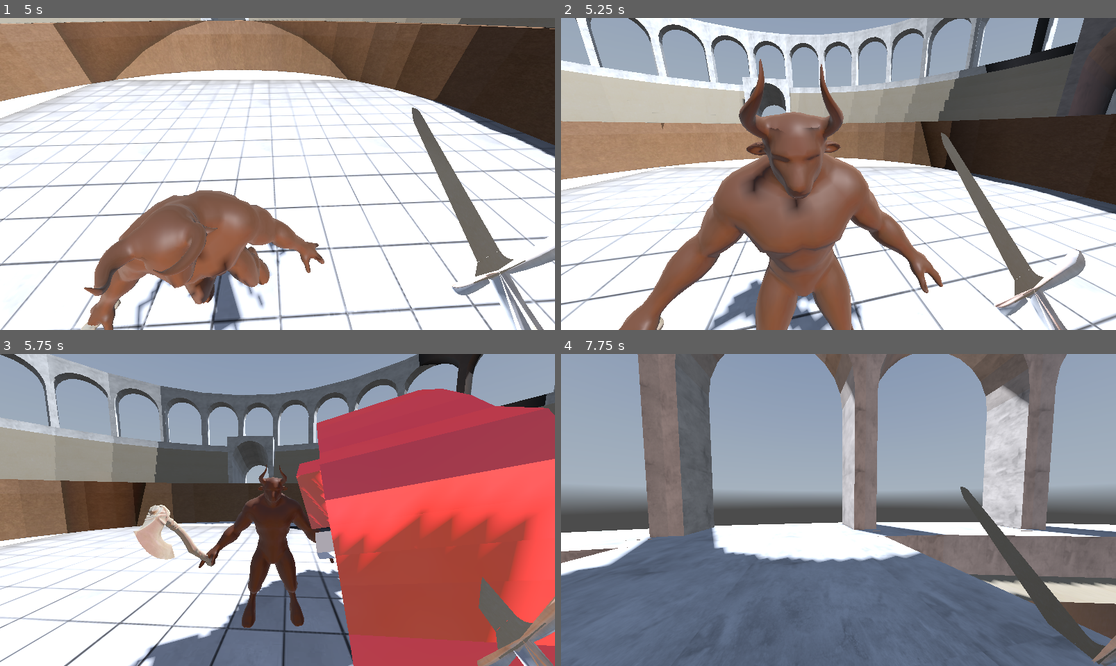
Above: before the commit, frames 1-4 (two rows, left to right).
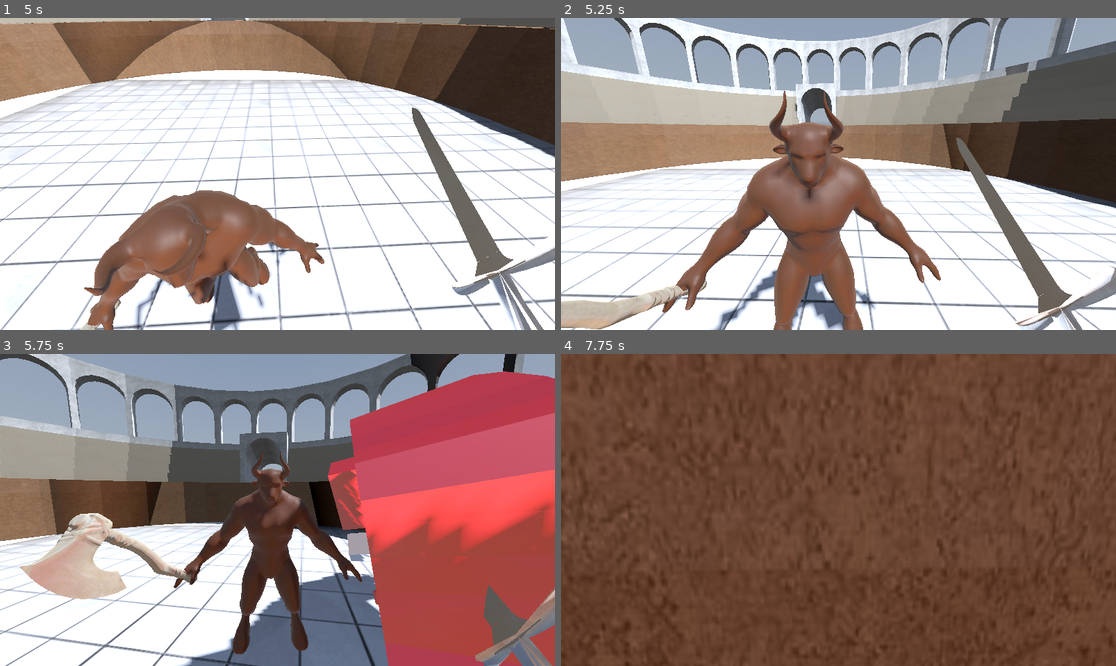
Above: after the commit, the same moments.

Repository: martinsi26/3DGameDesign
Game: Godot game, scene res://Scenes/Sandbox.tscn
The game is run twice, just before and just after one commit, with the same random seed, the same clock (stepped at 60 frames per second) and the same inputs. A sky picture missing from this copy of the repository is replaced by a grey-blue gradient.
Inputs (mouse positions are in pixels of both pictures, inside the frame that each line leads up to):
- Up to frame 1 (5 s): move the mouse to (305, 174) at 0.52 s; hold Shift (sprint) 0.53-1.28 s; hold W (move_forward) from 0.53 s (still down); tap Q (lock) at 0.6, 2.3, 3.6, 4.55 s; tap Space (jump) at 0.77, 1.07, 1.52, 1.55, 1.82, 2.1, 3.02, 3.32, 3.77, 3.8, 4.07, 4.52, 4.82 s; move the mouse to (249, 174) at 1.27 s; tap Shift (sprint) at 1.35, 3.05, 4.35 s; move the mouse to (288, 167) at 2.02 s; move the mouse to (271, 180) at 2.77 s; tap Ctrl (crouch) at 2.85 s; move the mouse to (316, 177) at 3.52 s; move the mouse to (233, 170) at 4.27 s
- Up to frame 2 (5.25 s): keep holding W (move_forward); move the mouse to (844, 174) at 5.02 s; hold Shift (sprint) from 5.03 s (still down); tap Q (lock) at 5.1 s
- Up to frame 3 (5.75 s): keep holding W (move_forward); keep holding Shift (sprint)
- Up to frame 4 (7.75 s): move the mouse to (816, 503) at 5.77 s; release W (move_forward) at 5.78 s; release Shift (sprint) at 5.78 s; hold D (move_right) 5.78-6.53 s; tap Shift (sprint) at 5.85, 7.55 s; tap Space (jump) at 6.02, 6.05, 6.32, 6.6, 6.77, 7.07, 7.52 s; move the mouse to (866, 510) at 6.52 s; hold W (move_forward) from 6.53 s (still down); tap Q (lock) at 6.8 s; move the mouse to (810, 510) at 7.27 s; tap Ctrl (crouch) at 7.35 s

Frame 1 is identical in both runs. In frame 2, 40% of the frame differs, in the area x 0-100%, y 0-100%; in frame 3, 40%; in frame 4, 99%.

Commit message:
FiNAL 4 si -mon

Diff:
--- a/3dgamedesign/Scenes/Enemy/Boar.gd
+++ b/3dgamedesign/Scenes/Enemy/Boar.gd
@@ -6,9 +6,8 @@
 func enemy_follow_player(player) -> void:
 	self.look_at(Vector3(player.global_position.x, 0, player.global_position.z), Vector3(0, 1, 0), true)
 	self.rotate_y(30)
-	self.axis_lock_angular_y
 	self.orthonormalize()
+	self.axis_lock_angular_y = true
 
-# conditions
 func _process(delta: float) -> void:
 	move_and_slide()
--- a/3dgamedesign/Scenes/Enemy/Boar.tscn
+++ b/3dgamedesign/Scenes/Enemy/Boar.tscn
@@ -119,53 +119,55 @@
 graph_offset = Vector2(155.1, 19.3874)
 
 [node name="Boar" type="CharacterBody3D" groups=["Enemy"]]
-collision_layer = 8
+collision_layer = 4
+collision_mask = 3
 script = ExtResource("1_j6rep")
 
 [node name="Boar" parent="." instance=ExtResource("2_fbblt")]
 transform = Transform3D(1, 0, 0, 0, 1, 0, 0, 0, 1, -4, 0, -0.103)
 collision_layer = 4
+collision_mask = 3
 
 [node name="Skeleton3D" parent="Boar/Armature" index="0"]
 bones/0/position = Vector3(-0.982528, 1.60596, -0.0432069)
 bones/0/rotation = Quaternion(-0.000134916, -0.00544725, -0.0247674, 0.999678)
 bones/0/scale = Vector3(1, 1, 1)
-bones/1/rotation = Quaternion(0.477533, 0.538633, 0.427668, -0.546751)
-bones/2/rotation = Quaternion(0.0020496, 0.00618393, 0.00166578, 0.999977)
+bones/1/rotation = Quaternion(-0.440464, -0.55214, -0.428297, 0.563644)
+bones/2/rotation = Quaternion(0.102938, 0.0061293, 0.0836605, 0.991144)
 bones/2/scale = Vector3(1, 1, 1)
-bones/3/rotation = Quaternion(-0.103633, -0.956327, -0.273095, -0.0108958)
-bones/4/rotation = Quaternion(0.582328, 0.490144, 0.495999, -0.417897)
-bones/5/rotation = Quaternion(-0.146495, -7.16536e-08, -0.0178009, 0.989051)
-bones/6/rotation = Quaternion(0.0363023, -0.896881, -0.418589, 0.138091)
+bones/3/rotation = Quaternion(-0.156627, -0.976033, -0.141122, -0.0539657)
+bones/4/rotation = Quaternion(0.530126, 0.540261, 0.426599, -0.495074)
+bones/5/rotation = Quaternion(-0.422633, -8.87085e-08, -0.0513551, 0.904845)
+bones/6/rotation = Quaternion(0.0784129, -0.816156, -0.556126, 0.135885)
 bones/6/scale = Vector3(1, 1, 1)
 bones/7/rotation = Quaternion(-0.0039415, -5.59095e-08, -0.361662, 0.932301)
 bones/8/rotation = Quaternion(-0.000254607, 2.80174e-07, -0.0233619, 0.999727)
 bones/8/scale = Vector3(1, 1, 1)
-bones/9/rotation = Quaternion(0.497455, 0.506296, 0.550925, -0.438959)
+bones/9/rotation = Quaternion(0.476081, 0.526239, 0.528863, -0.465535)
 bones/9/scale = Vector3(1, 1, 1)
-bones/10/rotation = Quaternion(0.27123, 0.00404525, 0.300322, 0.914453)
-bones/11/rotation = Quaternion(0.242335, 0.956999, 0.113919, 0.111575)
+bones/10/rotation = Quaternion(0.258001, 0.00408276, 0.285674, 0.922935)
+bones/11/rotation = Quaternion(-0.233065, -0.963603, -0.0856142, -0.0990953)
 bones/11/scale = Vector3(1, 1, 1)
-bones/12/rotation = Quaternion(0.549685, 0.398901, 0.567822, -0.465084)
+bones/12/rotation = Quaternion(0.531932, 0.416474, 0.552466, -0.488241)
 bones/12/scale = Vector3(1, 1, 1)
-bones/13/rotation = Quaternion(-0.246468, 2.41329e-07, -0.0299487, 0.968688)
-bones/14/rotation = Quaternion(0.0408586, -0.836066, -0.546798, 0.0183237)
+bones/13/rotation = Quaternion(-0.311836, 2.3609e-07, -0.0378917, 0.94938)
+bones/14/rotation = Quaternion(0.045535, -0.818501, -0.572462, 0.016418)
 bones/14/scale = Vector3(1, 1, 1)
 bones/15/scale = Vector3(1, 1, 1)
-bones/16/position = Vector3(0.0119014, 2.70654, 0.1516)
+bones/16/position = Vector3(-0.0232729, 2.77527, 0.143927)
 bones/16/scale = Vector3(1, 1, 1)
 bones/17/position = Vector3(-0.270936, 1.67241, 0.150817)
 bones/17/rotation = Quaternion(0.0475726, 0.694921, 0.019078, 0.717257)
 bones/17/scale = Vector3(1, 1, 1)
-bones/18/position = Vector3(-0.0654183, 1.33246, 0.202504)
+bones/18/position = Vector3(-0.0962467, 1.38547, 0.191966)
 bones/18/rotation = Quaternion(0.727624, 0.0303727, -0.684512, -0.0329245)
 bones/18/scale = Vector3(1, 1, 1)
 bones/19/rotation = Quaternion(0.0169582, 0.727634, -0.0159778, 0.685569)
 bones/19/scale = Vector3(1, 1, 1)
-bones/20/position = Vector3(-0.0418533, 2.64662, -0.295435)
+bones/20/position = Vector3(-0.0403851, 2.6876, -0.294574)
 bones/20/scale = Vector3(1, 1, 1)
 bones/21/scale = Vector3(1, 1, 1)
-bones/22/position = Vector3(-0.109048, 1.25382, -0.285397)
+bones/22/position = Vector3(-0.110143, 1.27537, -0.285282)
 bones/22/rotation = Quaternion(0.727624, 0.0303728, -0.684512, -0.0329245)
 bones/22/scale = Vector3(1, 1, 1)
 
--- a/3dgamedesign/Scenes/Player/player.tscn
+++ b/3dgamedesign/Scenes/Player/player.tscn
@@ -381,7 +381,7 @@
 libraries = {
 "": SubResource("AnimationLibrary_gvbrm")
 }
-blend_times = [&"sprint", &"walking", 0.5, &"sprint", &"jump_start", 0.1, &"jump_start", &"sprint", 0.5, &"jump_start", &"walking", 0.5, &"jump_start", &"jump_start", 0.1, &"jump_end", &"walking", 0.5, &"jump_end", &"jump_start", 0.1]
+blend_times = [&"jump_end", &"jump_start", 0.1, &"jump_end", &"walking", 0.5, &"jump_start", &"jump_start", 0.1, &"jump_start", &"sprint", 0.5, &"jump_start", &"walking", 0.5, &"sprint", &"jump_start", 0.1, &"sprint", &"walking", 0.5]
 
 [node name="ShapeCast3D" type="ShapeCast3D" parent="."]
 unique_name_in_owner = true
